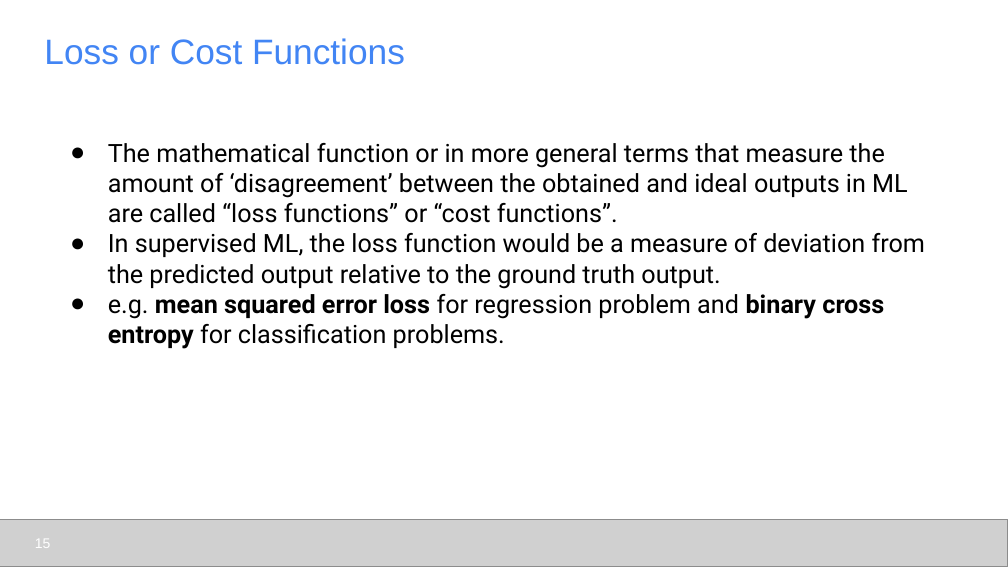
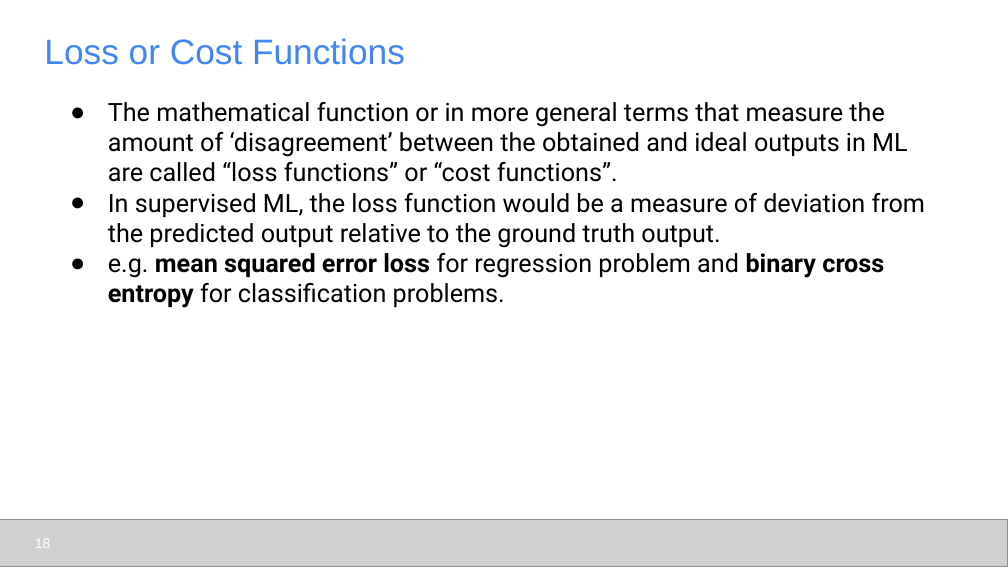
Before and after one commit to udel-cbcb/al_ml_workshop, a slide deck: slide 18 of Day_1/Lectures/Day_1_Lecture_1_Introduction_to_Artificial_Intelligence_and_Machine_Learning.pptx (slide 15 before the commit). Drawn at 1008x567 pixels with LibreOffice and Linux fonts; fonts in the diff are those of the drawing; grey boxes stand for pictures. Boxes give left, top, right and bottom in pixels: in the first picture for what was removed or moved away, otherwise in the second. Text is boxed around its words. In the diff, an @@ line names an element or a change of style, - is before the commit and + after.

```diff
--- a/Day_1/Lectures/Day_1_Lecture_1_Introduction_to_Artificial_Intelligence_and_Machine_Learning.pptx
+++ b/Day_1/Lectures/Day_1_Lecture_1_Introduction_to_Artificial_Intelligence_and_Machine_Learning.pptx
@@ text "The mathematical function or in ...": place and size @@
-text "The mathematical function or in ..." at [108,143,925,349]
+text "The mathematical function or in ..." at [108,102,925,308]
```
Also in this commit, not shown: 9 other slides changed, 3 slides added, 7 other files.
